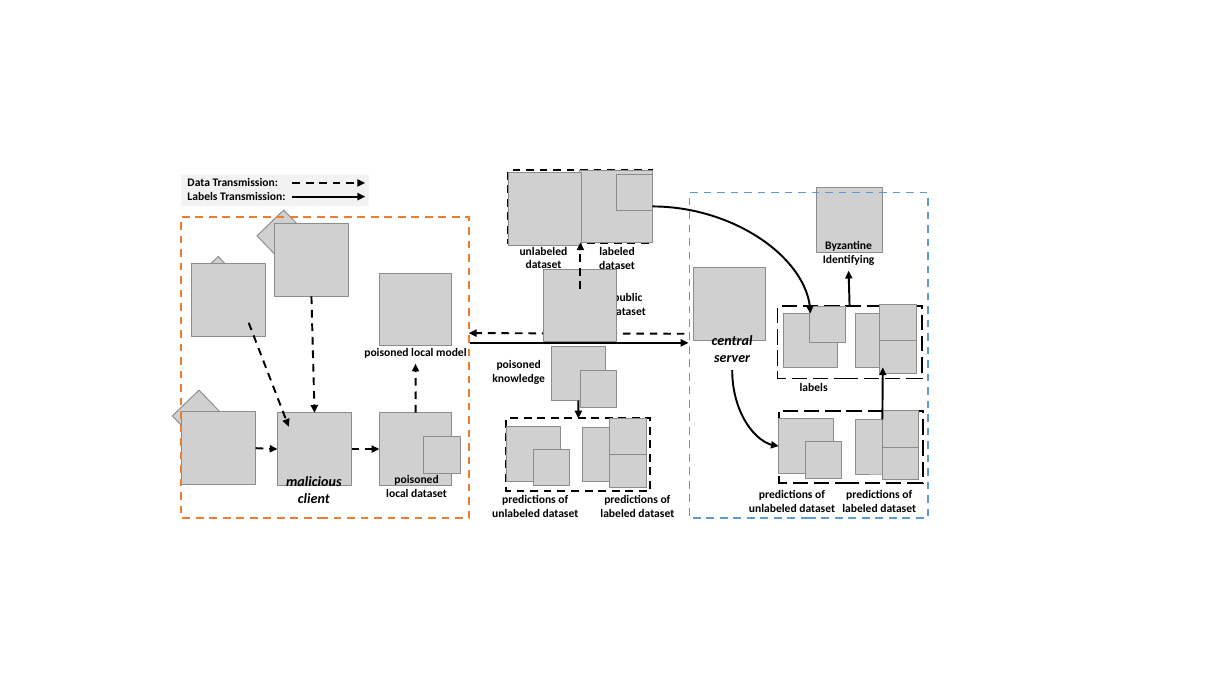
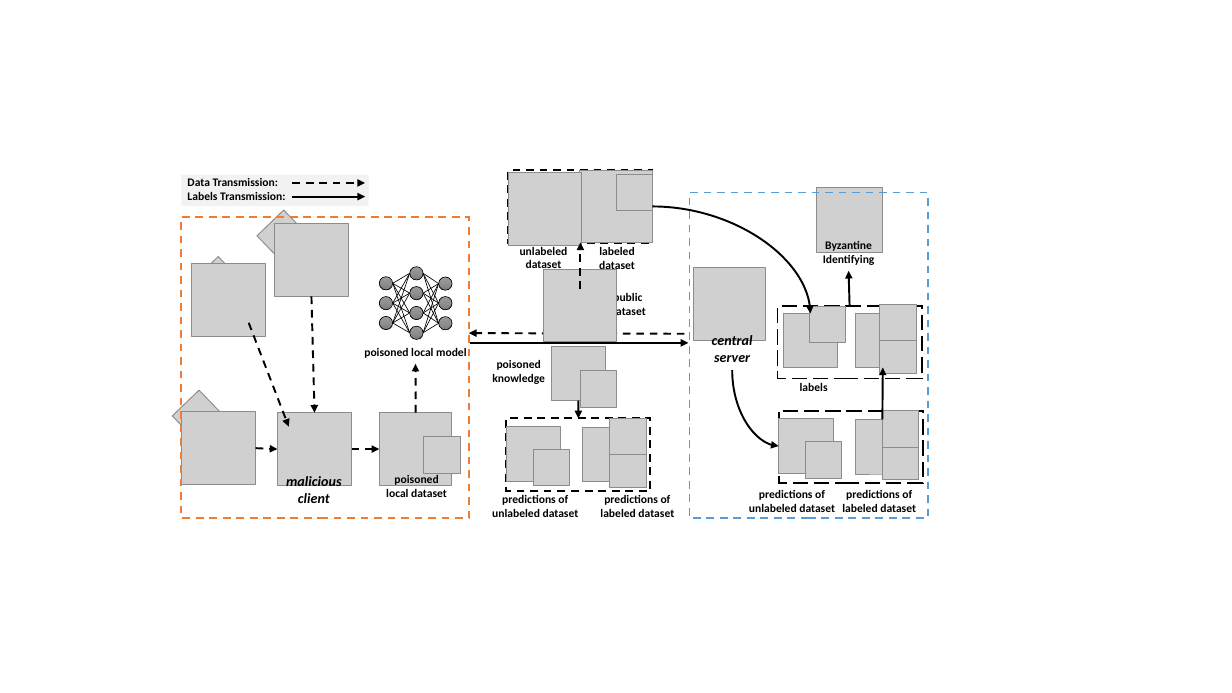
Before and after one commit to WhileBug/FLPhish, a slide deck: slide 1 of Manuscript/figures/Figure_FLPhish.pptx. Drawn at 1232x693 pixels with LibreOffice and Linux fonts; fonts in the diff are those of the drawing; grey boxes stand for pictures. Boxes give left, top, right and bottom in pixels: in the first picture for what was removed or moved away, otherwise in the second. Text is boxed around its words. In the diff, an @@ line names an element or a change of style, - is before the commit and + after.

```diff
--- a/Manuscript/figures/Figure_FLPhish.pptx
+++ b/Manuscript/figures/Figure_FLPhish.pptx
@@ picture removed at box(379, 274, 452, 347) @@
@@ group added at box(379, 267, 453, 339): 24 lines, 10 ellipses @@
```
Also in this commit, not shown: 7 other files.
